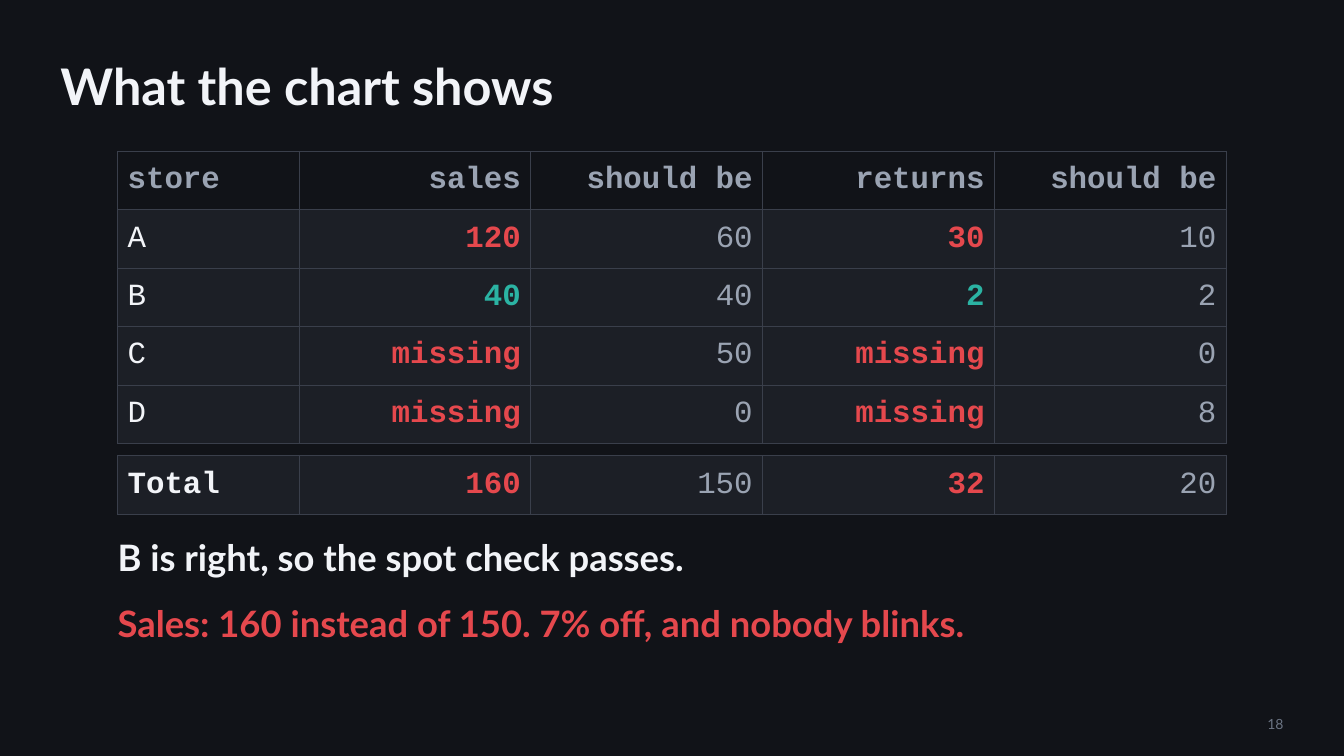
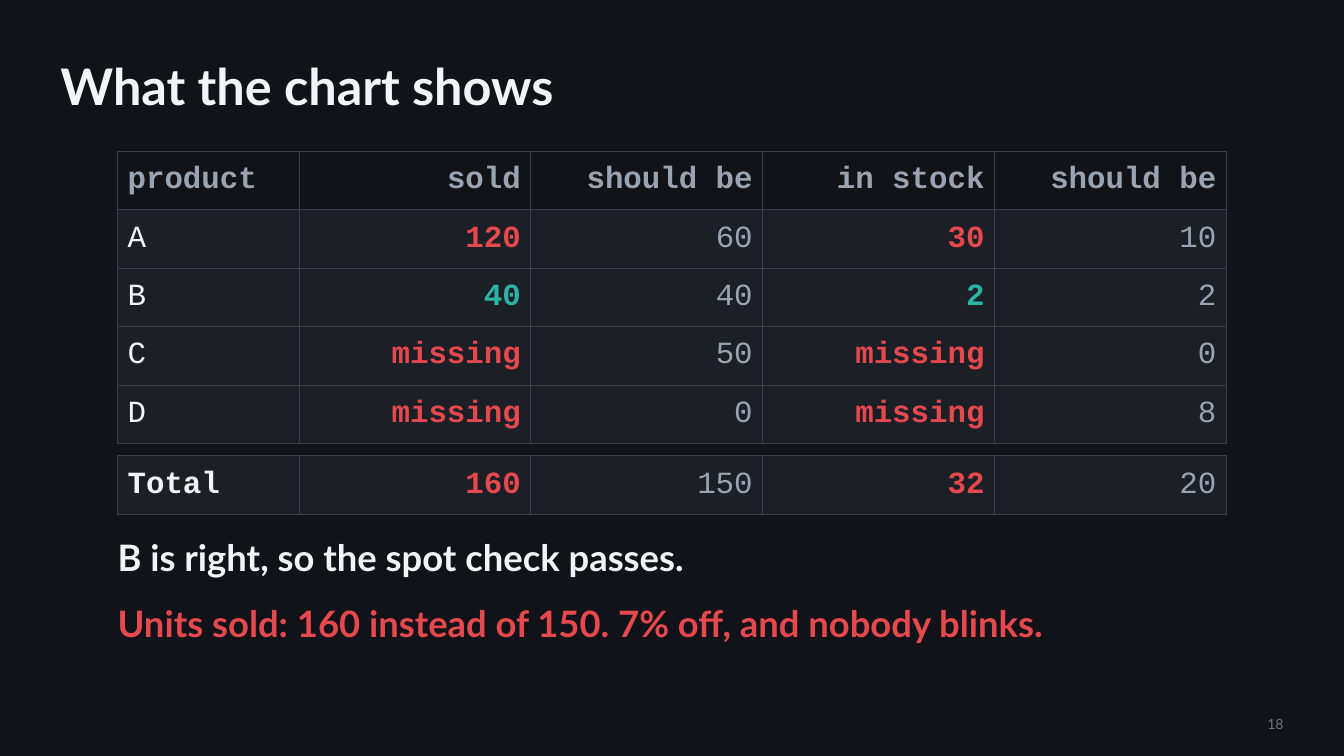
Before and after one commit to djouallah/presentations, a slide deck: slide 18 of analytics-as-code/analytics-as-code.pptx. Drawn at 1344x756 pixels with LibreOffice and Linux fonts; fonts in the diff are those of the drawing. Boxes give left, top, right and bottom in pixels: in the first picture for what was removed or moved away, otherwise in the second. Text is boxed around its words. In the diff, an @@ line names an element or a change of style, - is before the commit and + after.

```diff
--- a/analytics-as-code/analytics-as-code.pptx
+++ b/analytics-as-code/analytics-as-code.pptx
@@ table at [118,151,1227,210] @@
-row 1: store | sales | should be | returns | should be
+row 1: product | sold | should be | in stock | should be
@@ text at [118,610,1042,643]: text changed @@
-Sales: 160 instead of 150. 7% off, and nobody blinks.
+Units sold: 160 instead of 150. 7% off, and nobody blinks.
```
Also in this commit, not shown: 3 other slides changed, 2 other files.
